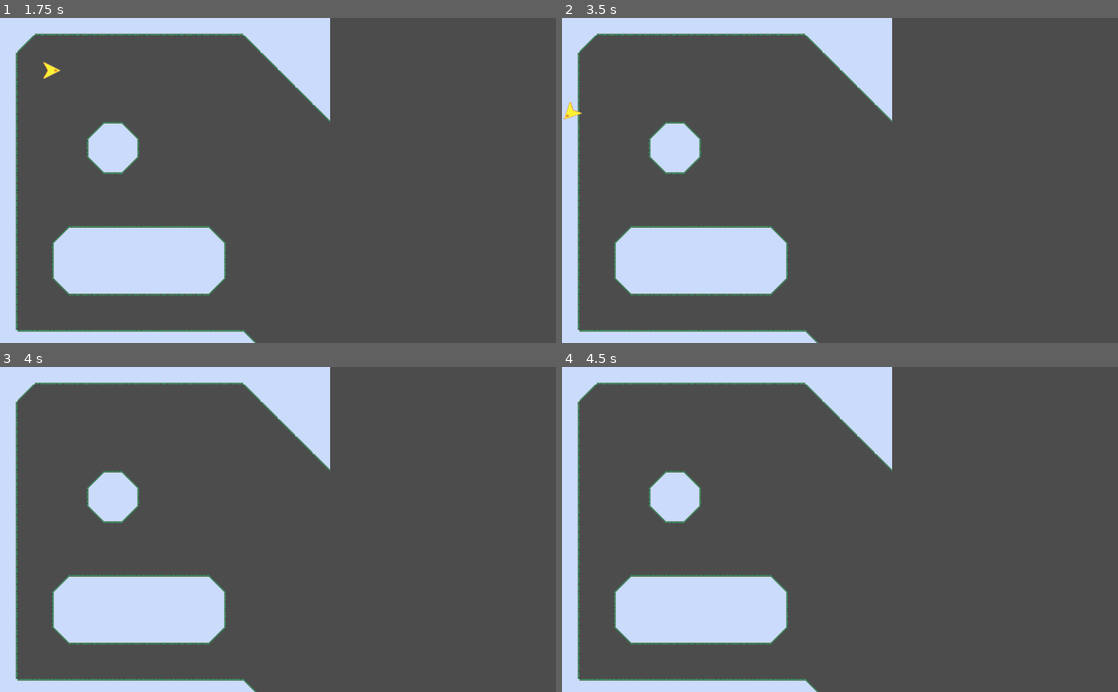
Above: before the commit, frames 1-4 (two rows, left to right).
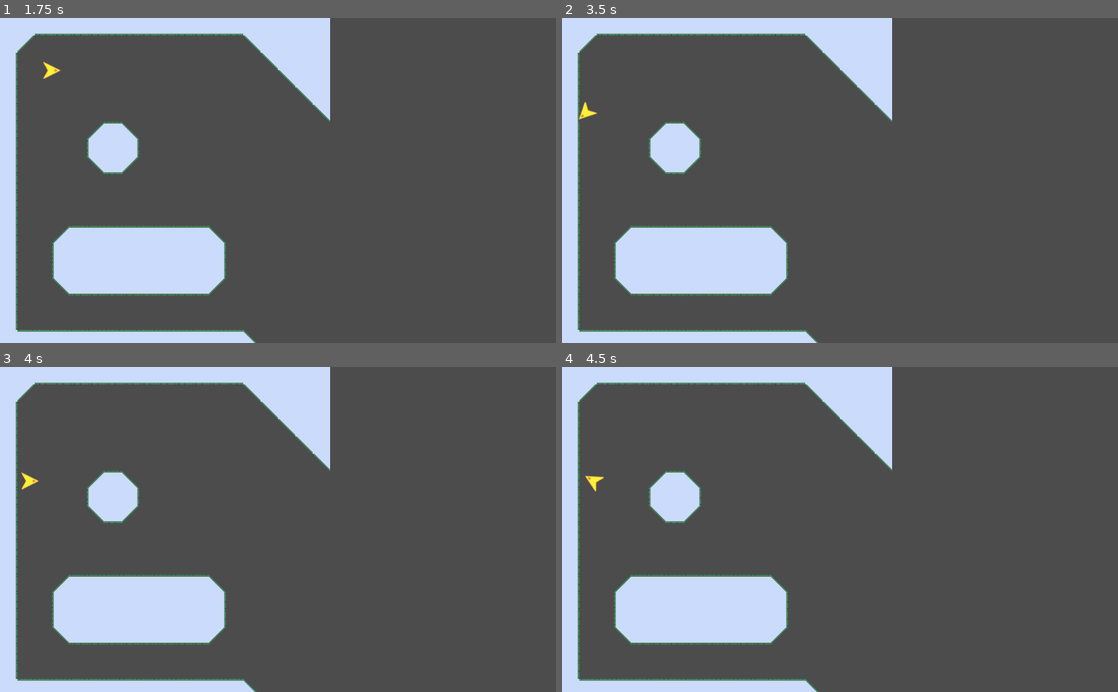
Above: after the commit, the same moments.

Repository: broquaint/comrade-cabbie
Game: Godot game, scene res://Root.tscn
The game is run twice, just before and just after one commit, with the same random seed, the same clock (stepped at 60 frames per second) and the same inputs.
Inputs:
- Up to frame 1 (1.75 s): tap Enter at 0.5 s; hold Right (move_right) 0.53-1.28 s; tap Space at 1.25 s; hold Left (move_left) from 1.28 s (still down)
- Up to frame 2 (3.5 s): tap Enter at 2 s; release Left (move_left) at 2.03 s; hold Right (move_right) 2.03-2.78 s; tap Space at 2.75 s; hold Up (move_up) from 2.78 s (still down)
- Up to frame 3 (4 s): tap Enter at 3.5 s; release Up (move_up) at 3.53 s; hold Left (move_left) from 3.53 s (still down)
- Up to frame 4 (4.5 s): keep holding Left (move_left); tap Space at 4.25 s

Frame 1 is identical in both runs. In frame 2, 0.2% of the frame differs, in the area x 0-7%, y 25-32%; in frame 3, less than 0.1%; in frame 4, less than 0.1%.

Commit message:
Get collision with walls working
Have Godot do the heavy lifting.

Diff:
--- a/Player.gd
+++ b/Player.gd
@@ -1,4 +1,4 @@
-extends Area2D
+extends KinematicBody2D
 
 const THRUST : float = 10.0
 const MAX_SPEED : float = 400.0
@@ -36,4 +36,5 @@
 		velocity = velocity.normalized() * MAX_SPEED
 		# velocity vector is added to position in BaseObject.gd
 
-	position += velocity * delta
+	#position += velocity * delta
+	velocity = move_and_slide(velocity)
--- a/Root.tscn
+++ b/Root.tscn
@@ -1,9 +1,24 @@
-[gd_scene load_steps=6 format=2]
+[gd_scene load_steps=11 format=2]
 
 [ext_resource path="res://assets/all layers tiled.png" type="Texture" id=1]
 [ext_resource path="res://assets/ship.png" type="Texture" id=2]
 [ext_resource path="res://Player.gd" type="Script" id=3]
 [ext_resource path="res://Root.gd" type="Script" id=4]
+
+[sub_resource type="ConvexPolygonShape2D" id=2]
+points = PoolVector2Array( 32, 32, 0, 32, 0, 0, 32, 0 )
+
+[sub_resource type="ConvexPolygonShape2D" id=3]
+points = PoolVector2Array( 32, 32, 0, 32, 0, 0, 32, 0 )
+
+[sub_resource type="ConvexPolygonShape2D" id=4]
+points = PoolVector2Array( 32, 32, 0, 32, 0, 0, 32, 0 )
+
+[sub_resource type="ConvexPolygonShape2D" id=5]
+points = PoolVector2Array( 32, 32, 0, 32, 0, 0, 32, 0 )
+
+[sub_resource type="ConvexPolygonShape2D" id=6]
+points = PoolVector2Array( 32, 32, 0, 32, 0, 0, 32, 0 )
 
 [sub_resource type="TileSet" id=1]
 0/name = "v left"
@@ -16,9 +31,16 @@
 0/navigation_offset = Vector2( 0, 0 )
 0/shape_offset = Vector2( 0, 0 )
 0/shape_transform = Transform2D( 1, 0, 0, 1, 0, 0 )
+0/shape = SubResource( 2 )
 0/shape_one_way = false
-0/shape_one_way_margin = 0.0
-0/shapes = [  ]
+0/shape_one_way_margin = 1.0
+0/shapes = [ {
+"autotile_coord": Vector2( 0, 0 ),
+"one_way": false,
+"one_way_margin": 1.0,
+"shape": SubResource( 2 ),
+"shape_transform": Transform2D( 1, 0, 0, 1, 0, 0 )
+} ]
 0/z_index = 0
 1/name = "h top"
 1/texture = ExtResource( 1 )
@@ -30,9 +52,16 @@
 1/navigation_offset = Vector2( 0, 0 )
 1/shape_offset = Vector2( 0, 0 )
 1/shape_transform = Transform2D( 1, 0, 0, 1, 0, 0 )
+1/shape = SubResource( 3 )
 1/shape_one_way = false
-1/shape_one_way_margin = 0.0
-1/shapes = [  ]
+1/shape_one_way_margin = 1.0
+1/shapes = [ {
+"autotile_coord": Vector2( 0, 0 ),
+"one_way": false,
+"one_way_margin": 1.0,
+"shape": SubResource( 3 ),
+"shape_transform": Transform2D( 1, 0, 0, 1, 0, 0 )
+} ]
 1/z_index = 0
 3/name = "v right"
 3/texture = ExtResource( 1 )
@@ -44,9 +73,16 @@
 3/navigation_offset = Vector2( 0, 0 )
 3/shape_offset = Vector2( 0, 0 )
 3/shape_transform = Transform2D( 1, 0, 0, 1, 0, 0 )
+3/shape = SubResource( 4 )
 3/shape_one_way = false
-3/shape_one_way_margin = 0.0
-3/shapes = [  ]
+3/shape_one_way_margin = 1.0
+3/shapes = [ {
+"autotile_coord": Vector2( 0, 0 ),
+"one_way": false,
+"one_way_margin": 1.0,
+"shape": SubResource( 4 ),
+"shape_transform": Transform2D( 1, 0, 0, 1, 0, 0 )
+} ]
 3/z_index = 0
 4/name = "h bottom"
 4/texture = ExtResource( 1 )
@@ -58,9 +94,16 @@
 4/navigation_offset = Vector2( 0, 0 )
 4/shape_offset = Vector2( 0, 0 )
 4/shape_transform = Transform2D( 1, 0, 0, 1, 0, 0 )
+4/shape = SubResource( 5 )
 4/shape_one_way = false
-4/shape_one_way_margin = 0.0
-4/shapes = [  ]
+4/shape_one_way_margin = 1.0
+4/shapes = [ {
+"autotile_coord": Vector2( 0, 0 ),
+"one_way": false,
+"one_way_margin": 1.0,
+"shape": SubResource( 5 ),
+"shape_transform": Transform2D( 1, 0, 0, 1, 0, 0 )
+} ]
 4/z_index = 0
 5/name = "c bottom right"
 5/texture = ExtResource( 1 )
@@ -128,9 +171,16 @@
 9/navigation_offset = Vector2( 0, 0 )
 9/shape_offset = Vector2( 0, 0 )
 9/shape_transform = Transform2D( 1, 0, 0, 1, 0, 0 )
+9/shape = SubResource( 6 )
 9/shape_one_way = false
-9/shape_one_way_margin = 0.0
-9/shapes = [  ]
+9/shape_one_way_margin = 1.0
+9/shapes = [ {
+"autotile_coord": Vector2( 0, 0 ),
+"one_way": false,
+"one_way_margin": 1.0,
+"shape": SubResource( 6 ),
+"shape_transform": Transform2D( 1, 0, 0, 1, 0, 0 )
+} ]
 9/z_index = 0
 
 [node name="Node2D" type="Node2D"]
@@ -142,7 +192,7 @@
 format = 1
 tile_data = PoolIntArray( 0, 9, 0, 1, 9, 0, 2, 1, 0, 3, 1, 0, 4, 1, 0, 5, 1, 0, 6, 1, 0, 7, 1, 0, 8, 1, 0, 9, 1, 0, 10, …(2805 unchanged characters)…
 
-[node name="Player" type="Area2D" parent="."]
+[node name="Player" type="KinematicBody2D" parent="."]
 position = Vector2( -51.9053, 27.6472 )
 script = ExtResource( 3 )
 
